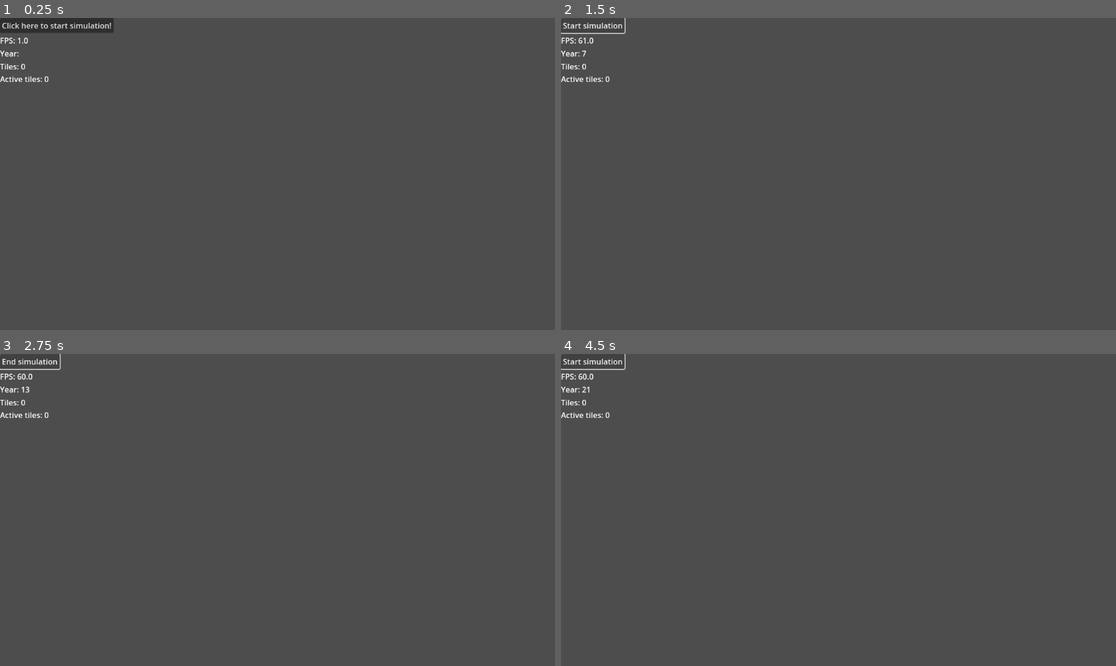
Above: before the commit, frames 1-4 (two rows, left to right).
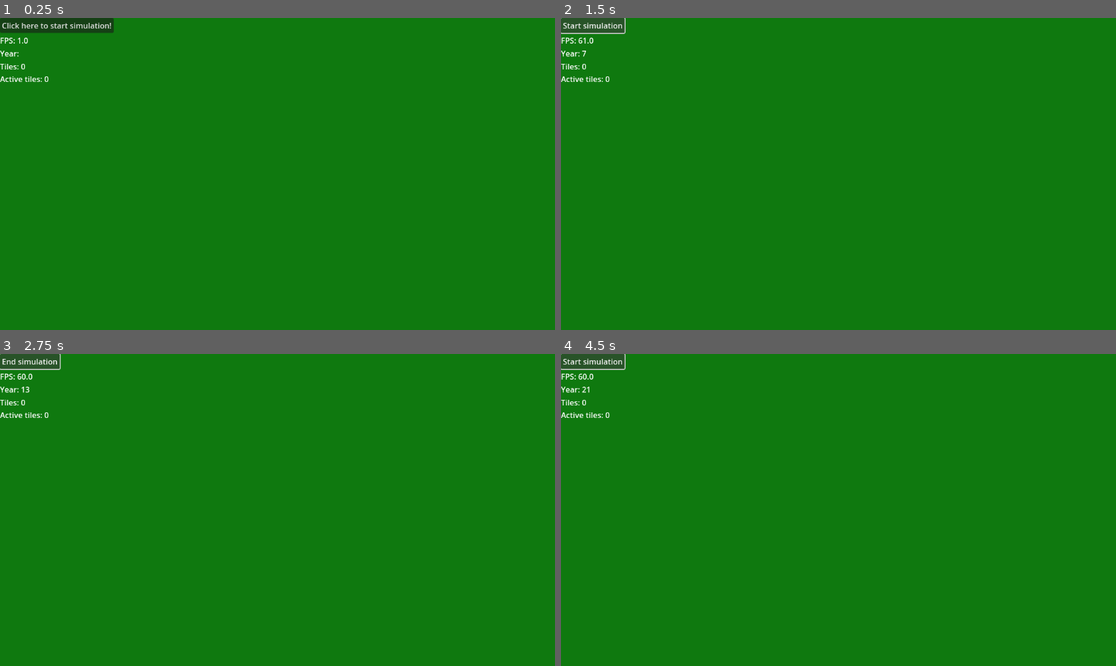
Above: after the commit, the same moments.

Repository: NotLumi/Nation-simulator-prototype
Game: Godot game, scene res://Scenes/main.tscn
The game is run twice, just before and just after one commit, with the same random seed, the same clock (stepped at 60 frames per second) and the same inputs.
Inputs:
- Up to frame 1 (0.25 s): no input
- Up to frame 2 (1.5 s): click "Click here to start simulatio…" at 0.5 s; click "End simulation" at 1.25 s
- Up to frame 3 (2.75 s): click "Start simulation" at 2 s
- Up to frame 4 (4.5 s): click "End simulation" at 2.75 s; click "Start simulation" at 3.5 s; click "End simulation" at 4.25 s

The runs differ from the first frame. In frame 1, 100% of the frame differs, in the area x 0-100%, y 0-100%; in frame 2, 100%; in frame 3, 100%; in frame 4, 100%.

Commit message:
Before rendering updates

Diff:
--- a/nation-simulator-prototype/Scenes/camera.gd
+++ b/nation-simulator-prototype/Scenes/camera.gd
@@ -24,7 +24,7 @@
 
 			fixZoom()
 const ZoomRate : float = 8.0
-const MaxZoom : float = 1.0
+const MaxZoom : float = 2.0
 const MinZoom : float = 0.1
 const ZoomIncrement : float = 0.1
 
--- a/nation-simulator-prototype/Scenes/main.tscn
+++ b/nation-simulator-prototype/Scenes/main.tscn
@@ -62,7 +62,7 @@
 
 [node name="UpdateTimer" type="Timer" parent="."]
 unique_name_in_owner = true
-wait_time = 0.25
+wait_time = 0.05
 autostart = true
 
 [connection signal="mouse_entered" from="UI/VBoxContainer/SimulateButton" to="." method="_on_start_mouse_entered"]
--- a/nation-simulator-prototype/Scripts/main.gd
+++ b/nation-simulator-prototype/Scripts/main.gd
@@ -25,14 +25,14 @@
 	print(Data.getNations())
 
 func _process(delta: float) -> void:
-
-	for i in activeTilemapArray:
-		activeTilemapArray.erase(i)
-		activeTileTilemapLayer.erase_cell(i)
-	for i in activeTilesDictionary:
-		activeTileTilemapLayer.set_cell(i, 0, Vector2i.ZERO)
-		if i not in activeTilemapArray:
-			activeTilemapArray.append(i)
+	#
+	#for i in activeTilemapArray:
+		#activeTilemapArray.erase(i)
+		#activeTileTilemapLayer.erase_cell(i)
+	#for i in activeTilesDictionary:
+		#activeTileTilemapLayer.set_cell(i, 0, Vector2i.ZERO)
+		#if i not in activeTilemapArray:
+			#activeTilemapArray.append(i)
 
 
 
--- a/nation-simulator-prototype/project.godot
+++ b/nation-simulator-prototype/project.godot
@@ -13,6 +13,10 @@
 config/name="nation simulator prototype"
 run/main_scene="uid://3iads5q6opoh"
 config/features=PackedStringArray("4.5", "Forward Plus")
+boot_splash/bg_color=Color(0, 0, 0, 1)
+boot_splash/show_image=false
+boot_splash/fullsize=false
+boot_splash/use_filter=false
 config/icon="res://Assets/icon.svg"
 
 [display]
@@ -26,3 +30,8 @@
 "events": [Object(InputEventMouseButton,"resource_local_to_scene":false,"resource_name":"","device":-1,"window_id":0,"a …(253 unchanged characters)…
 ]
 }
+
+[rendering]
+
+textures/canvas_textures/default_texture_filter=0
+environment/defaults/default_clear_color=Color(0.05882353, 0.4745098, 0.05882353, 1)
